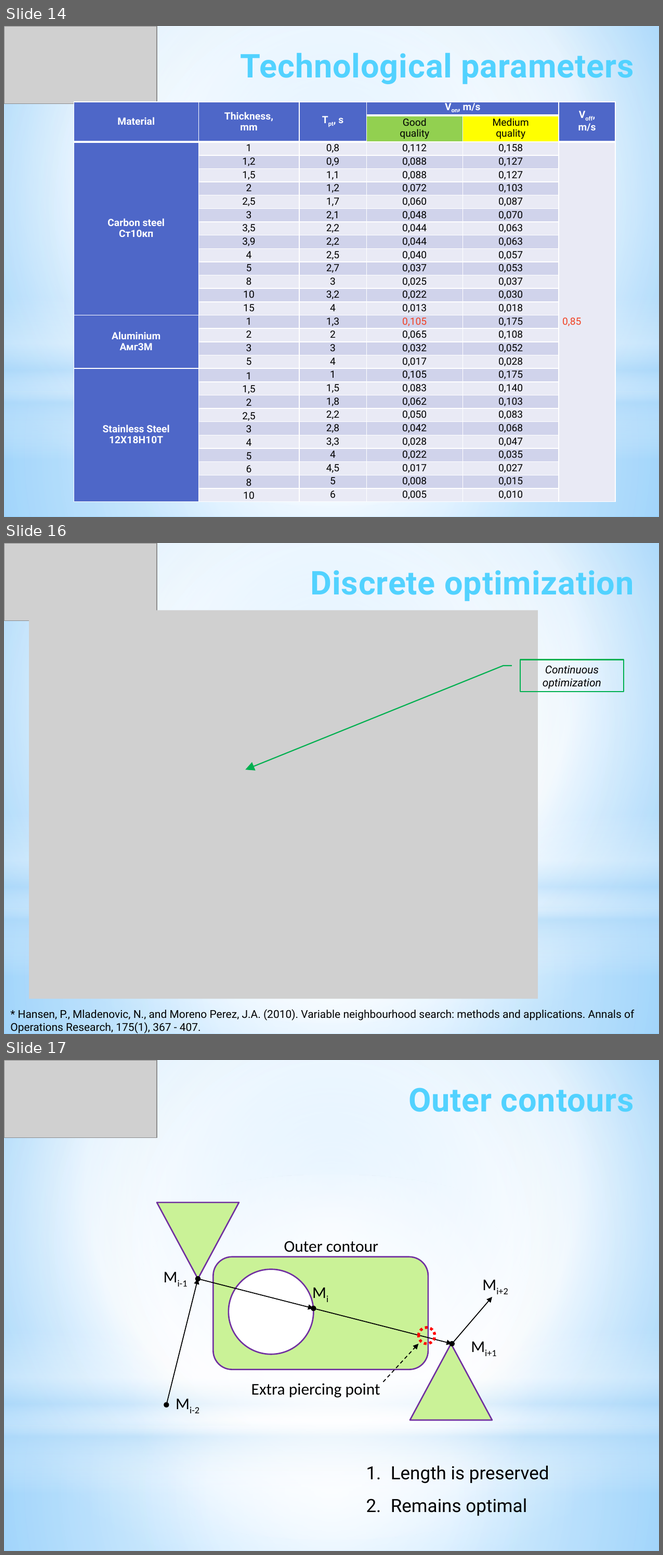
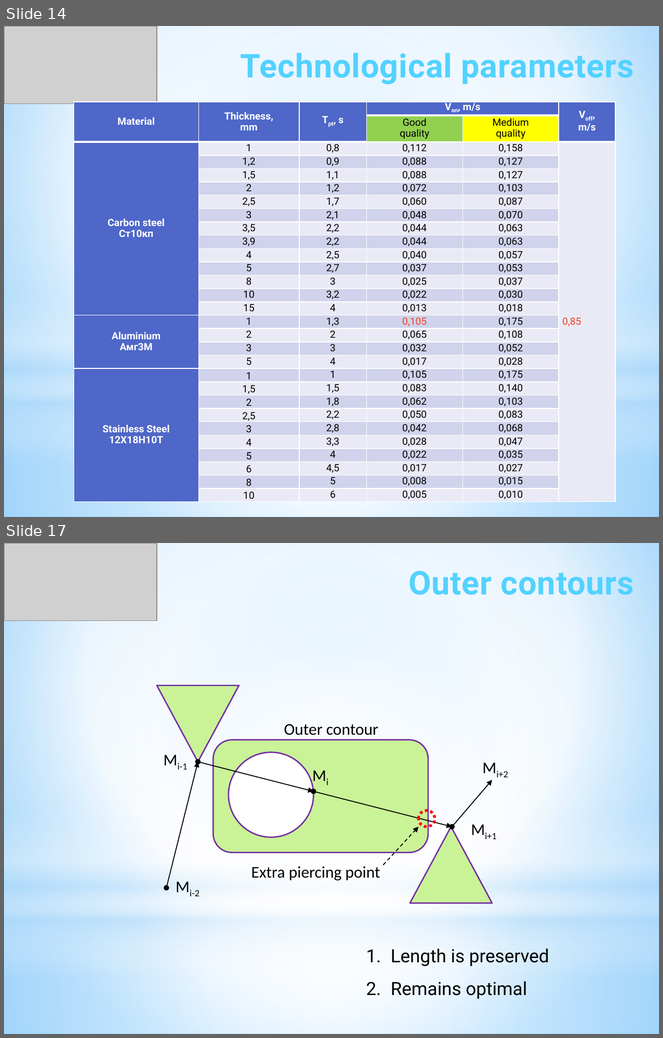
Before and after one commit to ukoloff/LaTeX, a slide deck: 2024/iGSCCP.pptx. Shown one above the other, each under a label of ours: slides 14, 16 and 17 before the commit, slides 14 and 17 after it; the slides between them are not shown. The pictures are 663x1555 and 663x1038 pixels, drawn with LibreOffice and Linux fonts; fonts in the diff are those of the drawing; grey boxes stand for pictures. Boxes give left, top, right and bottom in pixels: in the first picture for what was removed or moved away, otherwise in the second. Text is boxed around its words. In the diff, an @@ line names an element or a change of style, - is before the commit and + after.

```diff
--- a/2024/iGSCCP.pptx
+++ b/2024/iGSCCP.pptx
@@ slide 16 removed at <box>4,543,659,1034</box>, background gradient #9ED5FF to #FFFFFF to #5BB9FF; not listed: 4 template elements that a slide beside it also shows @@
@@ picture removed at <box>4,543,157,621</box> @@
@@ text removed at <box>310,570,634,601</box> @@
-Discrete optimization
@@ picture removed at <box>29,611,538,999</box> @@
@@ border callout removed at <box>520,659,623,692</box> @@
-Continuous optimization
@@ text removed at <box>10,1009,634,1034</box> @@
-* Hansen, P., Mladenovic, N., and Moreno Perez, J.A. (2010). Variable neighbourhood search: methods and applications. Annals of Operations Research, 175(1), 367 - 407.
```
Also in this commit, not shown: 1 slide changed, 2 slides added, 1 other slide removed.
